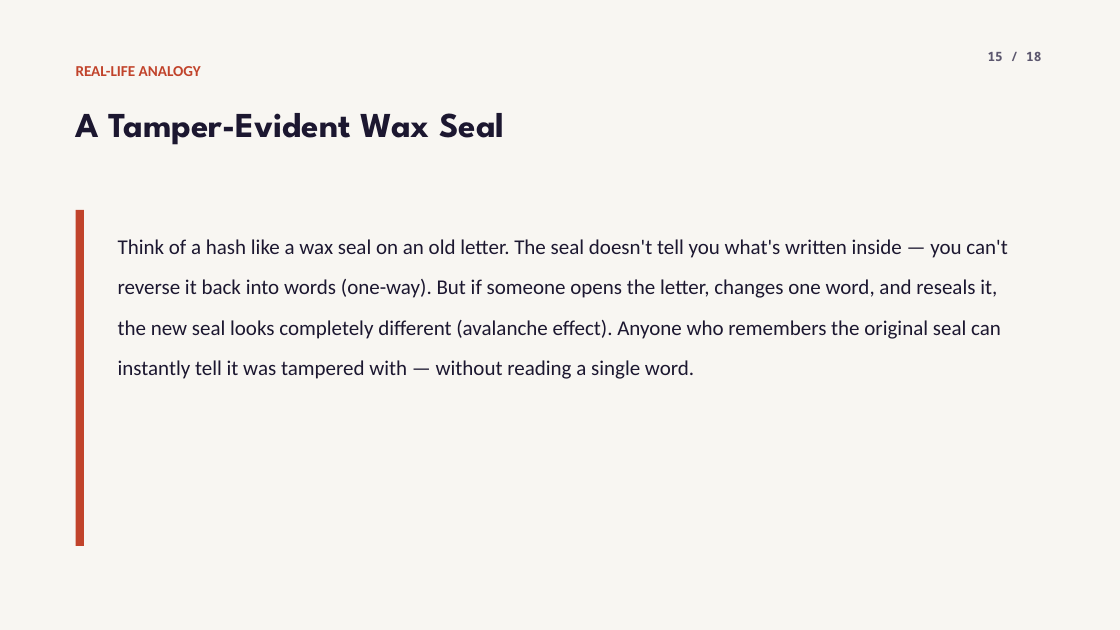
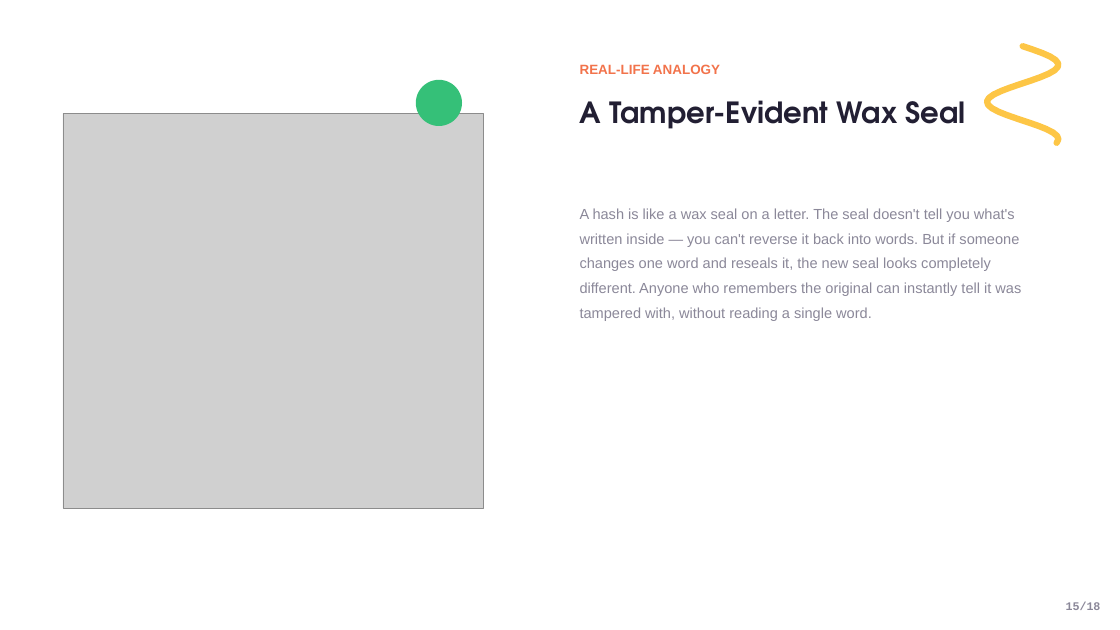
Before and after one commit to jadonamite/BlockchainCourse, a slide deck: slide 15 of curriculum/week-01/week1-topic-01-hashing.pptx. Drawn at 1120x630 pixels with LibreOffice and Linux fonts; fonts in the diff are those of the drawing; grey boxes stand for pictures. Boxes give left, top, right and bottom in pixels: in the first picture for what was removed or moved away, otherwise in the second. Text is boxed around its words. In the diff, an @@ line names an element or a change of style, - is before the commit and + after.

Commit message:
Rebuild Topic 01 deck to actually match the reference template
The previous decks used a dark terminal/dev-tool aesthetic invented
for this course instead of the referenced "Online Learning Platform"
template. This rebuilds Topic 01 (Hashing) from scratch as a real
component library matching the reference precisely: exact palette
(violet/yellow/green/coral), the squiggle ribbon motif, colored icon
cards, mentor-style photo cards, dashed timeline, stat blocks, and
CTA slides -- with real photos on nearly every slide instead of only
the divider. Code/terminal output is restyled into the reference's
own navy card color rather than a foreign dark theme.

Proof-of-concept on one topic before replicating to Topics 02-04.

```diff
--- a/curriculum/week-01/week1-topic-01-hashing.pptx
+++ b/curriculum/week-01/week1-topic-01-hashing.pptx
@@ rectangle removed at [0, 0, 1120, 630] @@
@@ text "REAL-LIFE ANALOGY": place and size @@
-text "REAL-LIFE ANALOGY" at [76, 66, 201, 76]
+text "REAL-LIFE ANALOGY" at [580, 64, 720, 74]
@@ text "REAL-LIFE ANALOGY" at [580, 64, 720, 74]: size 13 to 11.5 pt, font Calibri to Arial, text colour #C1432B to #F2734B @@
@@ freeform shape added at [987, 46, 1059, 143], outline #FDC646 5.4 pt @@
@@ ellipse added at [416, 80, 462, 126], fill #35C078 @@
@@ picture added at [63, 113, 483, 508] @@
@@ text "A Tamper-Evident Wax Seal": place and size @@
-text "A Tamper-Evident Wax Seal" at [76, 113, 504, 145]
+text "A Tamper-Evident Wax Seal" at [580, 100, 966, 129]
@@ text "A Tamper-Evident Wax Seal" at [580, 100, 966, 129]: size 30 to 25 pt, font League Spartan to TeX Gyre Adventor, text colour #1C1730 to #221F33 @@
@@ text at [580, 208, 1021, 321]: text changed; size 18 to 12.5 pt; font Calibri to Arial; text colour #1C1730 to #8B8899 @@
-Think of a hash like a wax seal on an old letter. The seal doesn't tell you what's written inside — you can't reverse it back into words (one-way). But if someone opens the letter, changes one word, and reseals it, the new seal looks completely different (avalanche effect). Anyone who remembers the original seal can instantly tell it was tampered with — without reading a single word.
+A hash is like a wax seal on a letter. The seal doesn't tell you what's written inside — you can't reverse it back into words. But if someone changes one word and reseals it, the new seal looks completely different. Anyone who remembers the original can instantly tell it was tampered with, without reading a single word.
@@ rectangle removed at [76, 210, 84, 546] @@
@@ text at [1066, 601, 1101, 610]: text changed; size 11 to 10 pt; font Noto Sans Mono to Courier New; text colour #5C576E to #8B8899 @@
-15 / 18
+15/18
```
Also in this commit, not shown: 16 other slides changed, 1 slide added, 1 slide removed.
